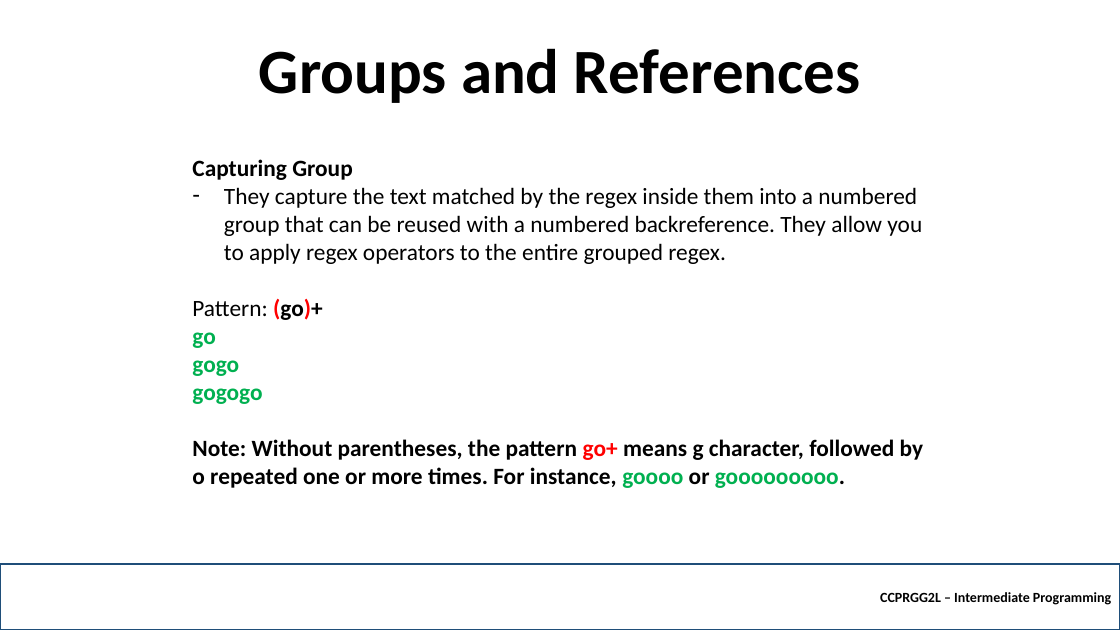
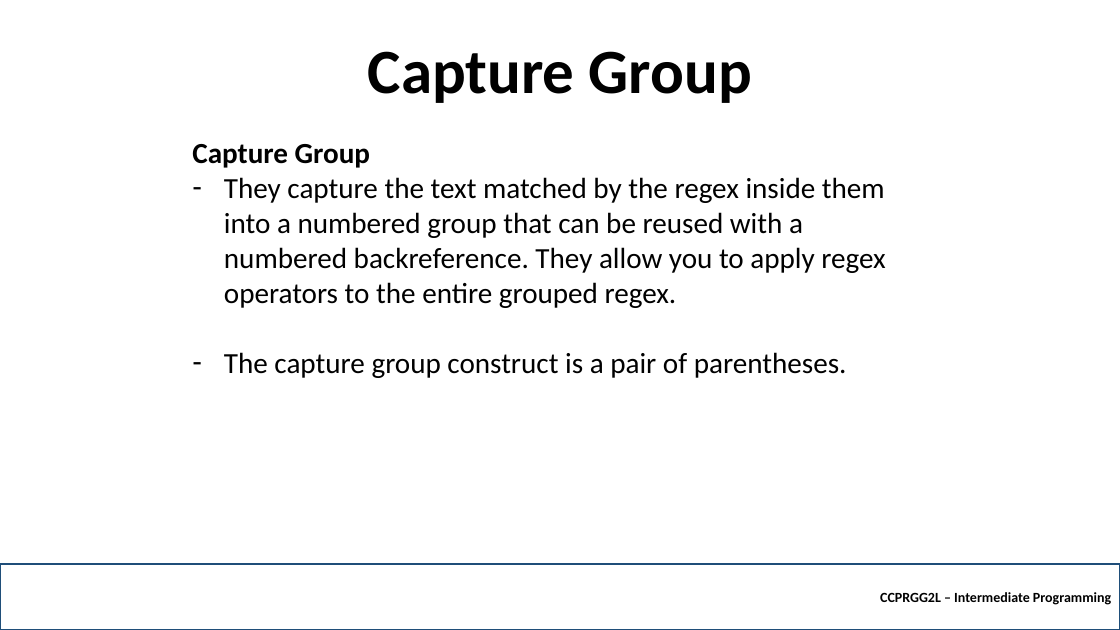
Before and after one commit to robitussin/CCPRGG2L, a slide deck: slide 29 of week_4/Regular Expressions.pptx (slide 28 before the commit). Drawn at 1120x630 pixels with LibreOffice and Linux fonts; fonts in the diff are those of the drawing; background and template pictures are left out. Boxes give left, top, right and bottom in pixels: in the first picture for what was removed or moved away, otherwise in the second. Text is boxed around its words. In the diff, an @@ line names an element or a change of style, - is before the commit and + after.

```diff
--- a/week_4/Regular Expressions.pptx
+++ b/week_4/Regular Expressions.pptx
@@ title at (368, 51, 752, 103): text changed @@
-Groups and References
+Capture Group
@@ text "Capture Group": place and size @@
-text "Capture Group" at (192, 159, 923, 488)
+text "Capture Group" at (192, 144, 885, 378)
@@ text at (192, 144, 370, 168): text changed; size 20 to 25 pt @@
-Capturing Group
+Capture Group
@@ text at (224, 177, 885, 308): size 20 to 25 pt in "They capture the text matched by the ..." @@
@@ text at (224, 352, 847, 378): text changed; size 20 to 25 pt; bold off @@
-Pattern: (go)+
-go
-gogo
-gogogo
-Note: Without parentheses, the pattern go+ means g character, followed by o repeated one or more times. For instance, goooo or gooooooooo.
+– The capture group construct is a pair of parentheses.
```
Also in this commit, not shown: 5 other slides changed, 13 slides added.
